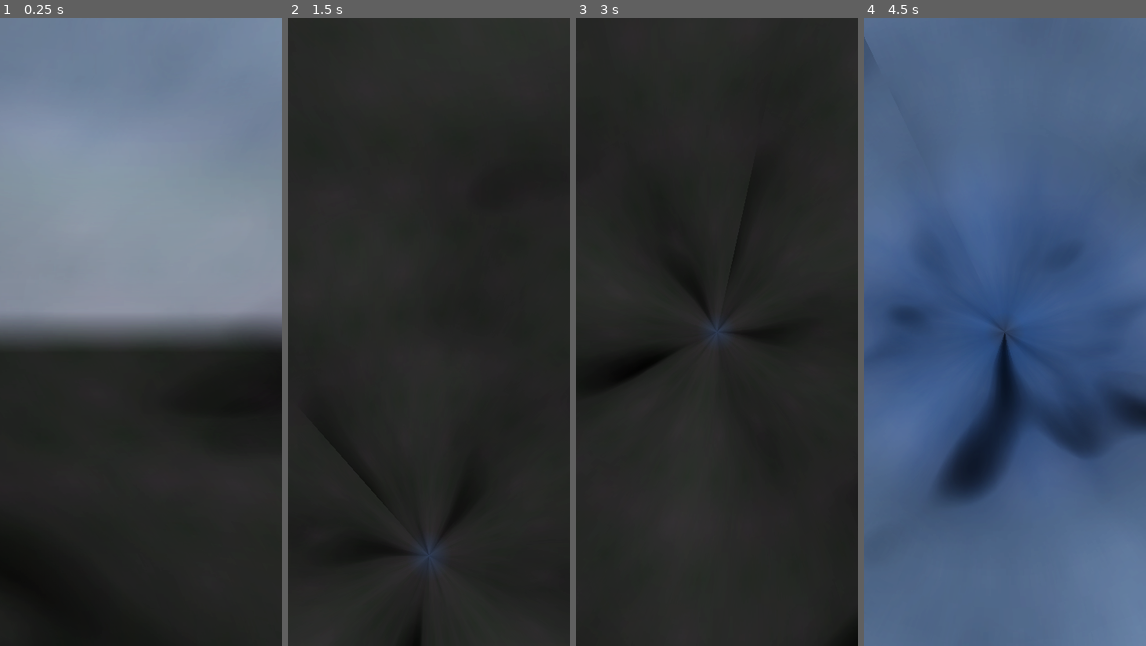
Above: before the commit, frames 1-4 (left to right).
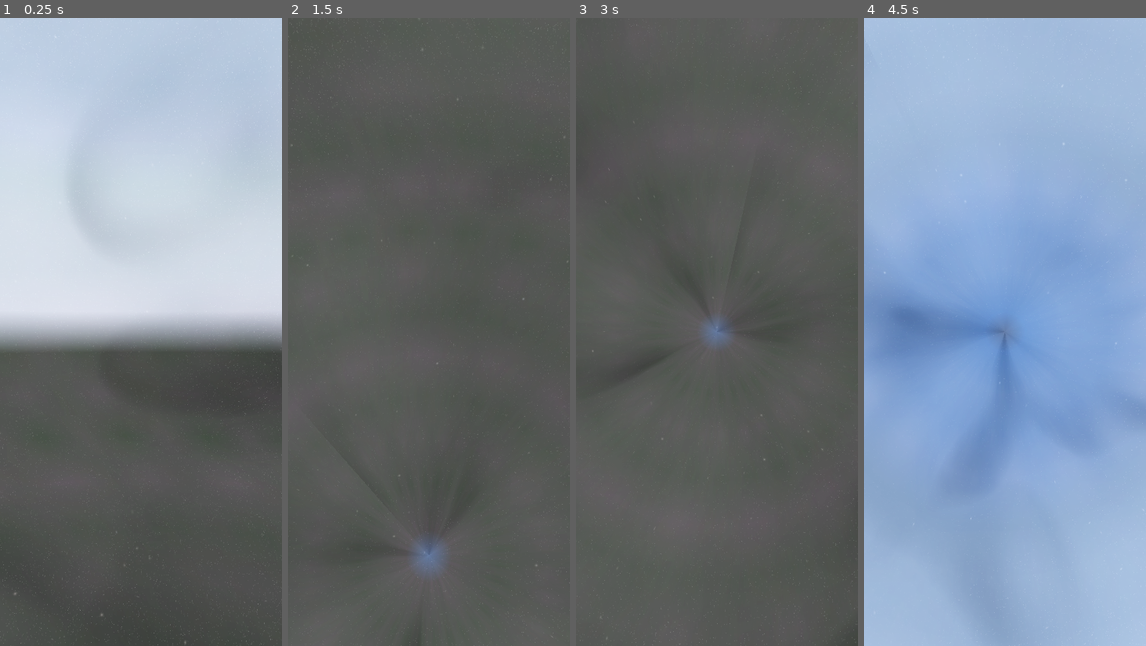
Above: after the commit, the same moments.

Repository: Capstone-Mystery-Machine/spotnik
Game: Godot game, scene res://scenes/worldspawn.tscn
Two runs of this game, one before a commit and one after it. Both use one fixed random seed, a clock stepped at 60 frames per second and the inputs below. A sky picture missing from this copy of the repository is replaced by a grey-blue gradient.
Inputs (mouse positions are in pixels of both pictures, inside the frame that each line leads up to):
- Up to frame 1 (0.25 s): no input
- Up to frame 2 (1.5 s): tap Enter at 0.5 s; move the mouse to (491, 300) at 0.52 s; press the mouse at (491, 300) at 0.53 s; tap Space at 1.25 s; move the mouse to (414, 332) at 1.27 s; release the mouse at (414, 332) at 1.28 s; tap I at 1.35 s
- Up to frame 3 (3 s): tap Enter at 2 s; move the mouse to (745, 193) at 2.02 s; press the mouse at (745, 193) at 2.03 s; tap Space at 2.75 s; move the mouse to (714, 344) at 2.77 s; release the mouse at (714, 344) at 2.78 s; tap I at 2.85 s
- Up to frame 4 (4.5 s): tap Enter at 3.5 s; move the mouse to (1089, 426) at 3.52 s; press the mouse at (1089, 426) at 3.53 s; tap Space at 4.25 s; move the mouse to (982, 325) at 4.27 s; release the mouse at (982, 325) at 4.28 s; tap I at 4.35 s

The runs differ from the first frame. In frame 1, 100% of the frame differs, in the area x 0-100%, y 0-100%; in frame 2, 100%; in frame 3, 100%; in frame 4, 100%.
Error in both runs: Trying to assign value of type 'Nil' to a variable of type 'Array'. (res://scenes/satellite_manager.gd:22)

Commit message:
fix: copypasta error

Diff:
--- a/scenes/skybox.gd
+++ b/scenes/skybox.gd
@@ -312,12 +312,12 @@
 		return
 
 	_apply_nebulae_material(
-		_nebulae_layer_near_mesh,
+		_nebulae_layer_far_mesh,
 		settings.nebulae_texture,
-		settings.nebulae_near_material,
-		settings.nebulae_near_dissolve,
-		settings.nebulae_near_flow_map_distortion,
-		"NebulaeLayerNearMesh",
+		settings.nebulae_far_material,
+		settings.nebulae_far_dissolve,
+		settings.nebulae_far_flow_map_distortion,
+		"NebulaeLayerFarMesh",
 	)
 
 
